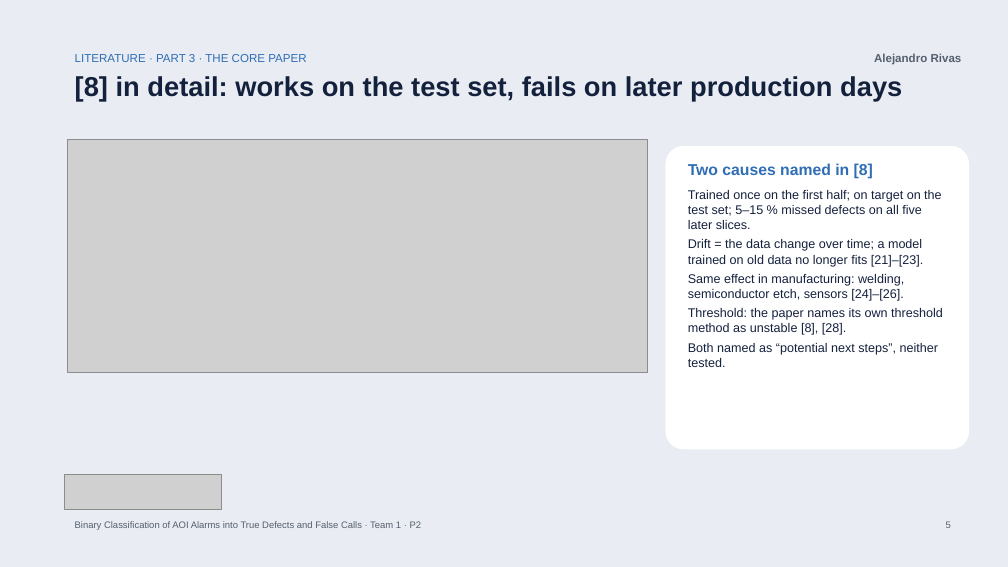
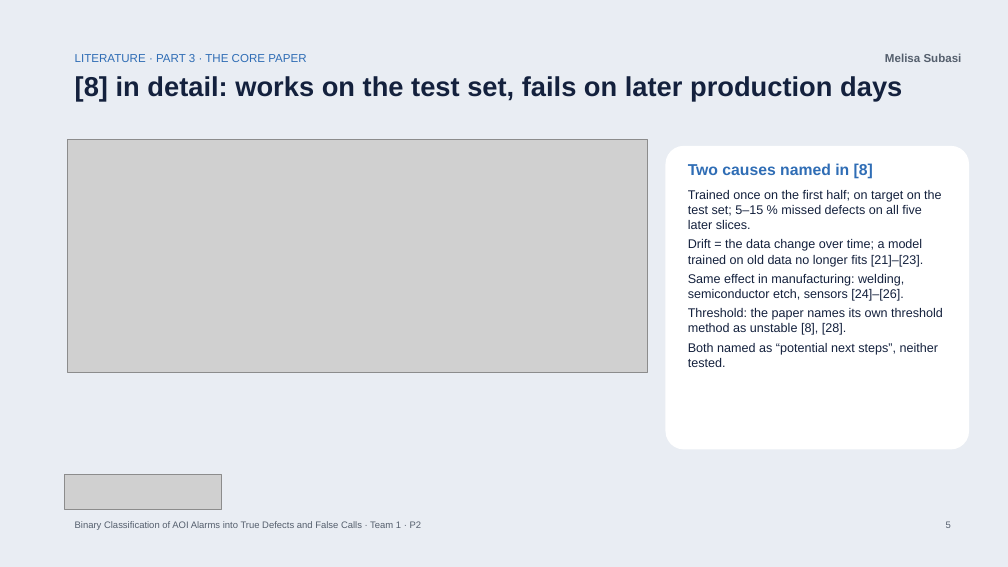
Before and after one commit to bodhi584/aoi-false-call-classification, a slide deck: slide 5 of docs/slides_p2.pptx. Drawn at 1008x567 pixels with LibreOffice and Linux fonts; fonts in the diff are those of the drawing; grey boxes stand for pictures. Boxes give left, top, right and bottom in pixels: in the first picture for what was removed or moved away, otherwise in the second. Text is boxed around its words. In the diff, an @@ line names an element or a change of style, - is before the commit and + after.

```diff
--- a/docs/slides_p2.pptx
+++ b/docs/slides_p2.pptx
@@ text at (885,53,962,62): text changed @@
-Alejandro Rivas
+Melisa Subasi
```
Also in this commit, not shown: 10 other slides changed, 1 other file.
